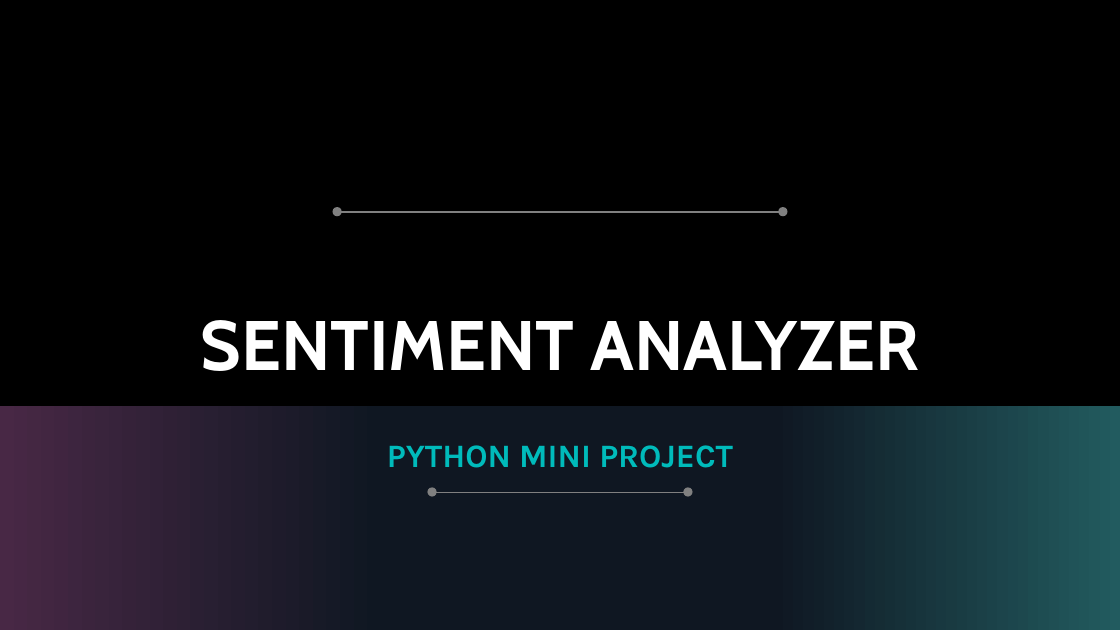
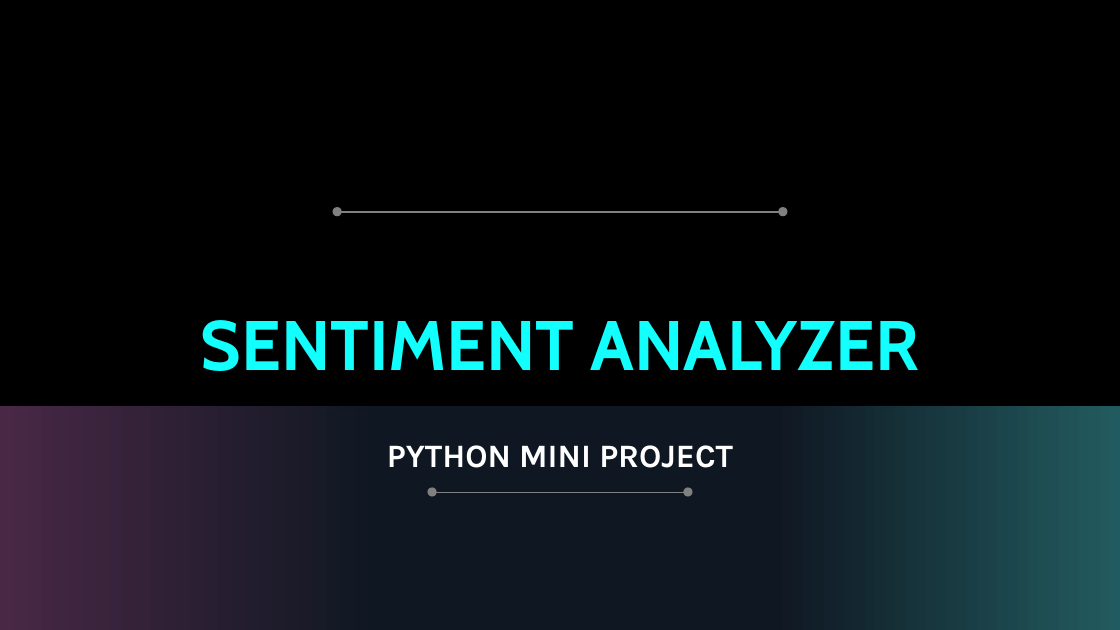
Before and after one commit to krshnknsr21/Sentiment-Analysis, a slide deck: slide 1 of Overview.pptx. Drawn at 1120x630 pixels with LibreOffice and Linux fonts; fonts in the diff are those of the drawing; background and template pictures are left out. Boxes give left, top, right and bottom in pixels: in the first picture for what was removed or moved away, otherwise in the second. Text is boxed around its words. In the diff, an @@ line names an element or a change of style, - is before the commit and + after.

```diff
--- a/Overview.pptx
+++ b/Overview.pptx
@@ title "SENTIMENT ANALYZER" at (201, 320, 919, 371): text colour #FFFFFF to #12FFFE @@
@@ subtitle "PYTHON MINI PROJECT" at (387, 445, 733, 468): text colour #00BBBB to #FFFFFF @@
```
Also in this commit, not shown: 8 other slides changed.
